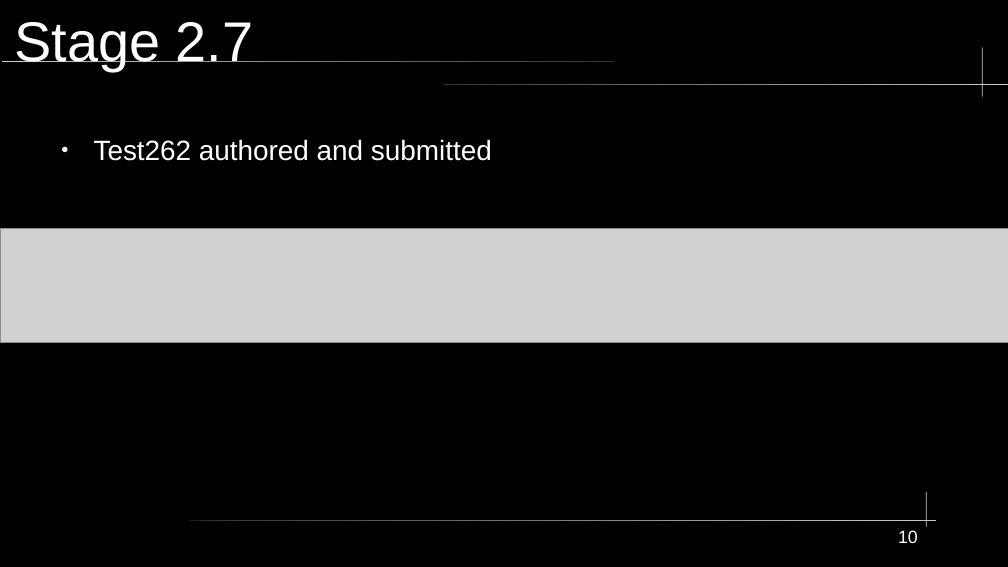
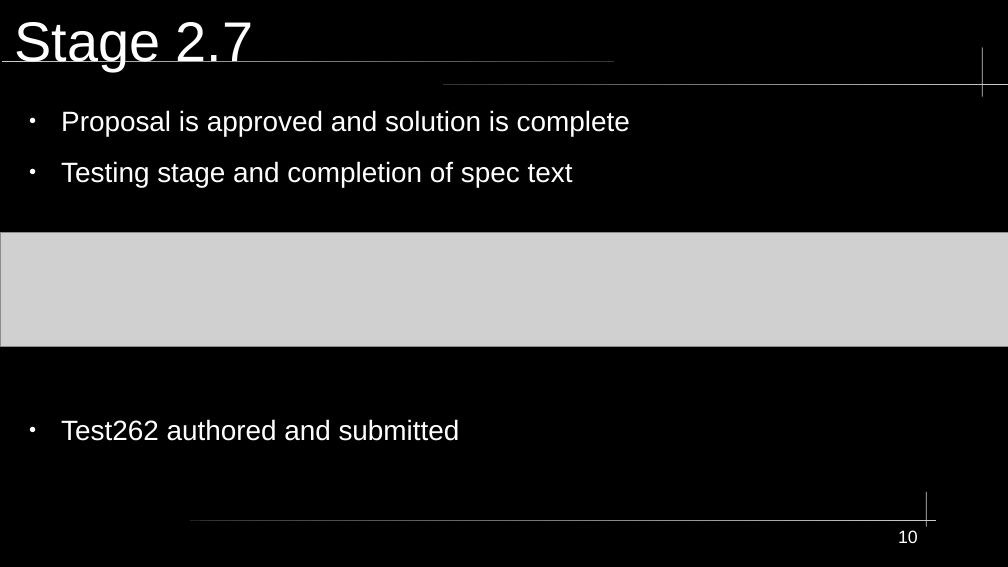
Before and after one commit to KWaloen/tc39_proposals_project, a slide deck: slide 10 of Data Analysis/Presentation/TC39 Process Documents.odp. Drawn at 1008x567 pixels with LibreOffice and Linux fonts; fonts in the diff are those of the drawing; grey boxes stand for pictures. Boxes give left, top, right and bottom in pixels: in the first picture for what was removed or moved away, otherwise in the second. Text is boxed around its words. In the diff, an @@ line names an element or a change of style, - is before the commit and + after.

```diff
--- a/Data Analysis/Presentation/TC39 Process Documents.odp
+++ b/Data Analysis/Presentation/TC39 Process Documents.odp
@@ text "Proposal is approved and solution ...": place and size @@
-text "Proposal is approved and solution ..." at box(94, 139, 492, 161)
+text "Proposal is approved and solution ..." at box(61, 110, 630, 441)
@@ text at box(61, 110, 630, 187): paragraphs added @@
+● Proposal is approved and solution is complete
+● Testing stage and completion of spec text
@@ picture: place and size @@
-picture at box(1, 229, 1008, 343)
+picture at box(1, 232, 1008, 347)
```
Also in this commit, not shown: 6 other slides changed.
